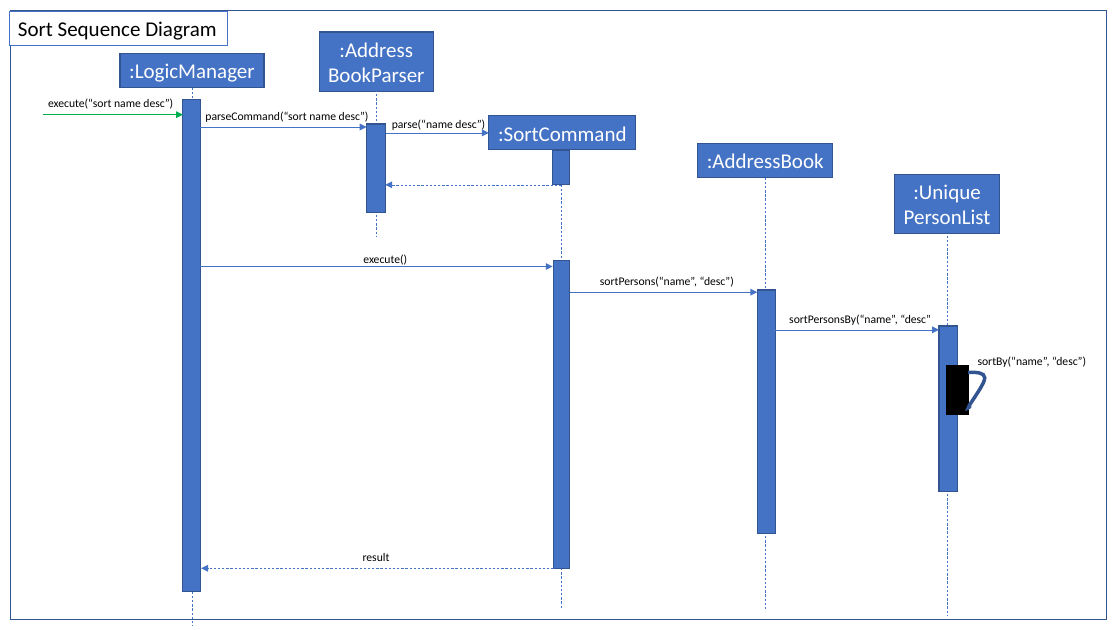
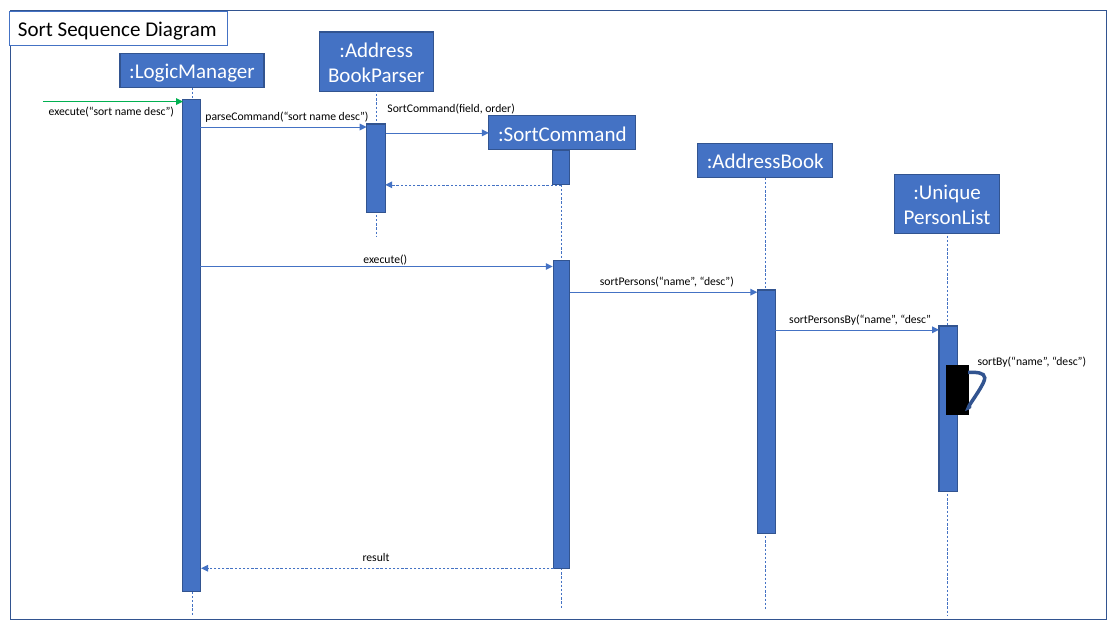
Before and after one commit to wangyiming1019/main, a slide deck: slide 3 of docs/diagrams/SortCommandDiagrams.pptx. Drawn at 1120x630 pixels with LibreOffice and Linux fonts; fonts in the diff are those of the drawing. Boxes give left, top, right and bottom in pixels: in the first picture for what was removed or moved away, otherwise in the second. Text is boxed around its words. In the diff, an @@ line names an element or a change of style, - is before the commit and + after.

Commit message:
[SORT][DEVDOCS] Updated sort command dev docs with UML outline and corrected sequence diagram

```diff
--- a/docs/diagrams/SortCommandDiagrams.pptx
+++ b/docs/diagrams/SortCommandDiagrams.pptx
@@ text "execute(“sort name desc”)": place and size @@
-text "execute(“sort name desc”)" at bbox=[48, 98, 173, 109]
+text "execute(“sort name desc”)" at bbox=[49, 106, 174, 117]
@@ arrow moved from (43, 115) - (183, 115) to (43, 102) - (183, 102) @@
@@ text at bbox=[387, 103, 514, 114]: text changed @@
-parse(“name desc”)
+SortCommand(field, order)
```
Also in this commit, not shown: 2 other files.
